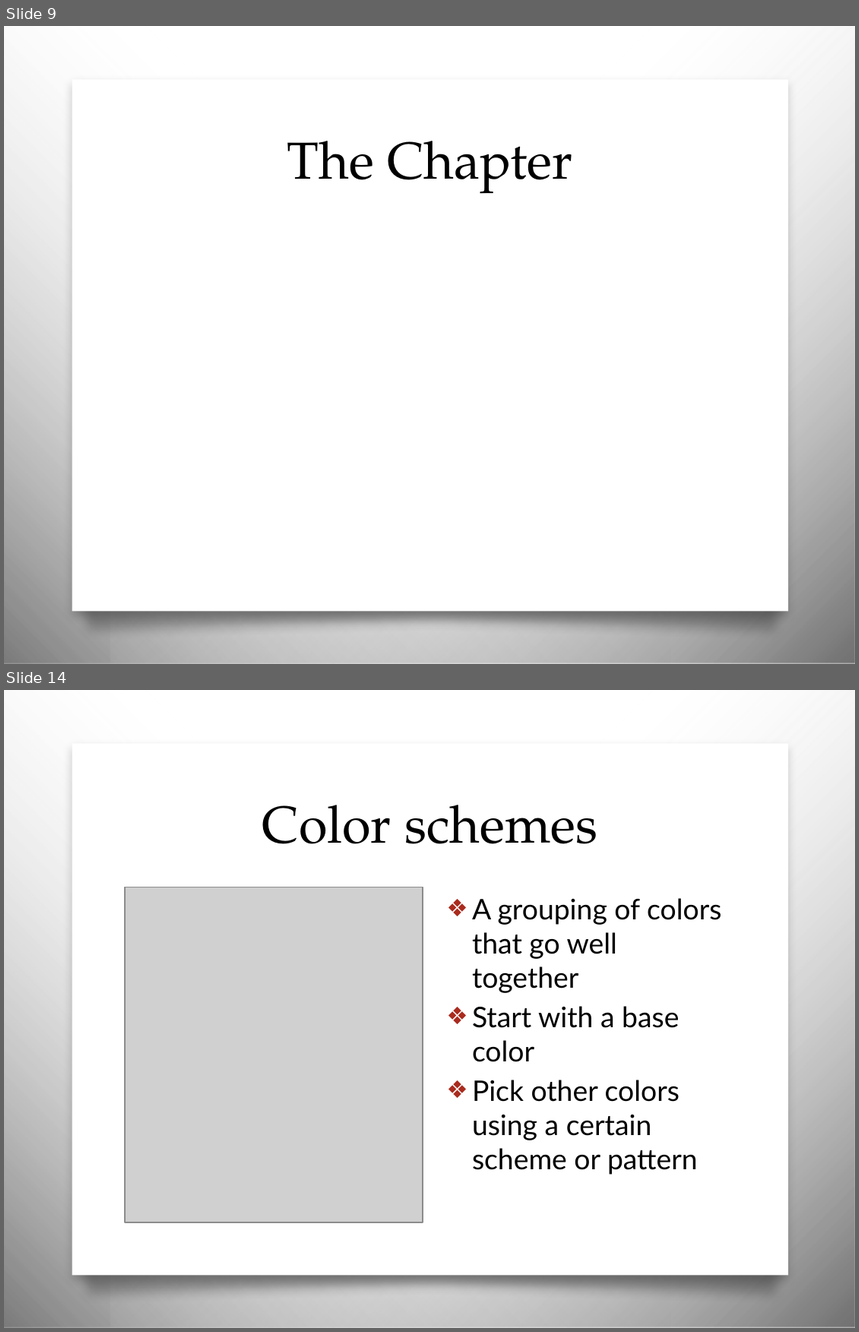
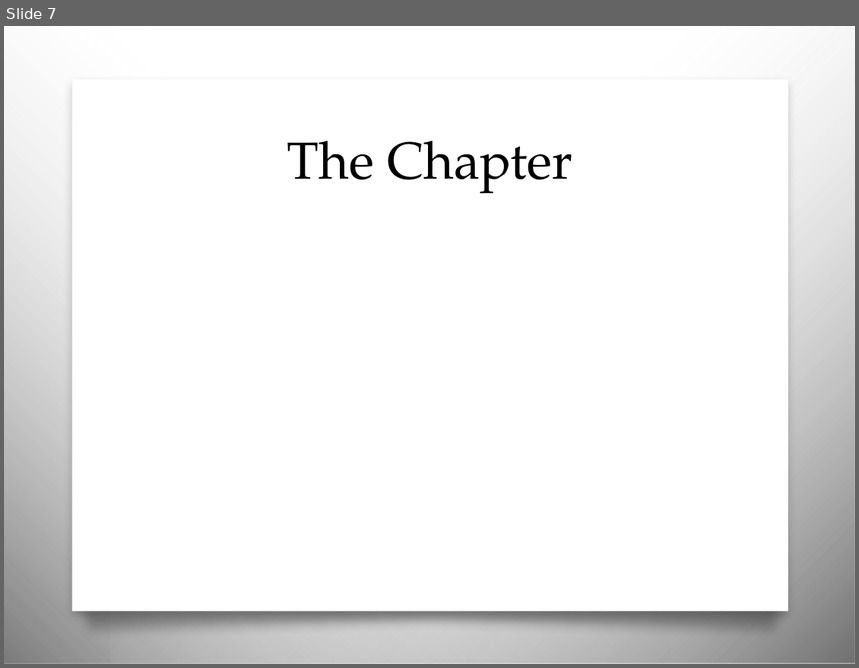
Before and after one commit to awayken/USF-ART329, a slide deck: slides/classnine/slides.pptx. Shown one above the other, each under a label of ours: slides 9 and 14 before the commit, slide 7 after it; the slides between them are not shown. The pictures are 859x1332 and 859x668 pixels, drawn with LibreOffice and Linux fonts; fonts in the diff are those of the drawing; grey boxes stand for pictures; background and template pictures are left out. Boxes give left, top, right and bottom in pixels: in the first picture for what was removed or moved away, otherwise in the second. Text is boxed around its words. In the diff, an @@ line names an element or a change of style, - is before the commit and + after.

```diff
--- a/slides/classnine/slides.pptx
+++ b/slides/classnine/slides.pptx
@@ slide 14 removed at bbox=[4, 690, 855, 1328], background picture (left out); not listed: 4 template elements that a slide beside it also shows @@
@@ title removed at bbox=[262, 805, 598, 844] @@
-Color schemes
@@ picture removed at bbox=[125, 888, 423, 1223] @@
@@ text removed at bbox=[472, 898, 721, 1175] @@
-❖ A grouping of colors that go well together
-❖ Start with a base color
-❖ Pick other colors using a certain scheme or pattern
@@ what was slide 9 is now slide 7 @@
```
Also in this commit, not shown: 3 slides changed, 1 slide added, 10 other slides removed.
